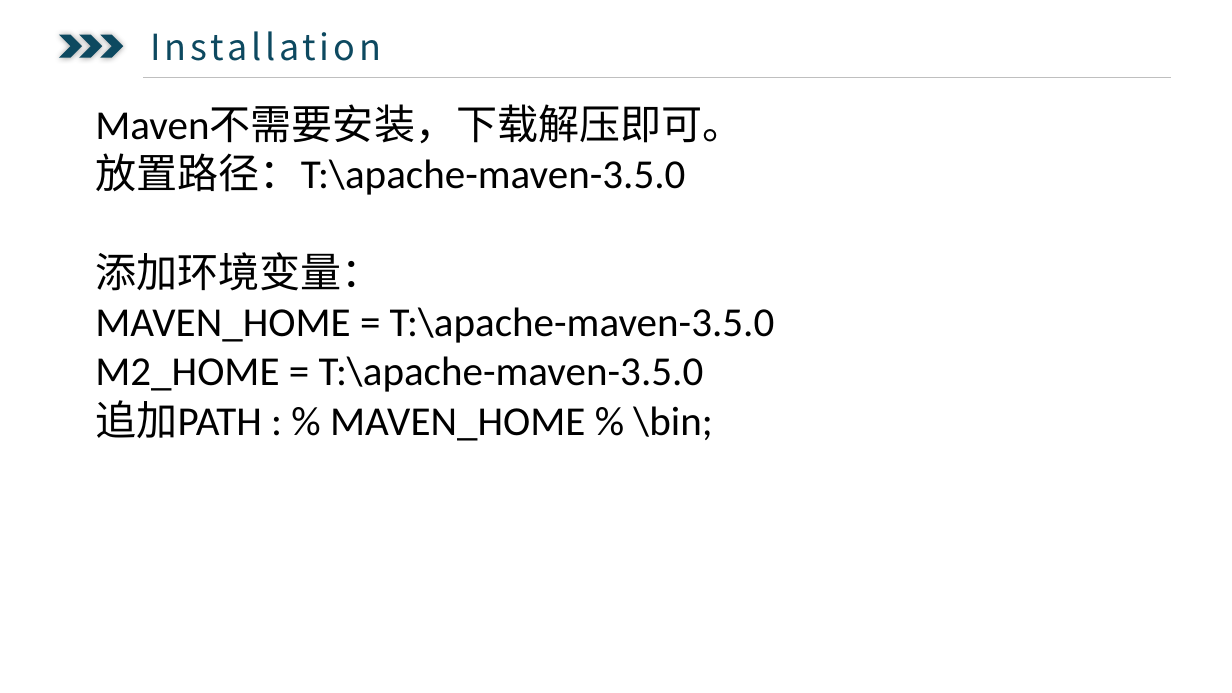
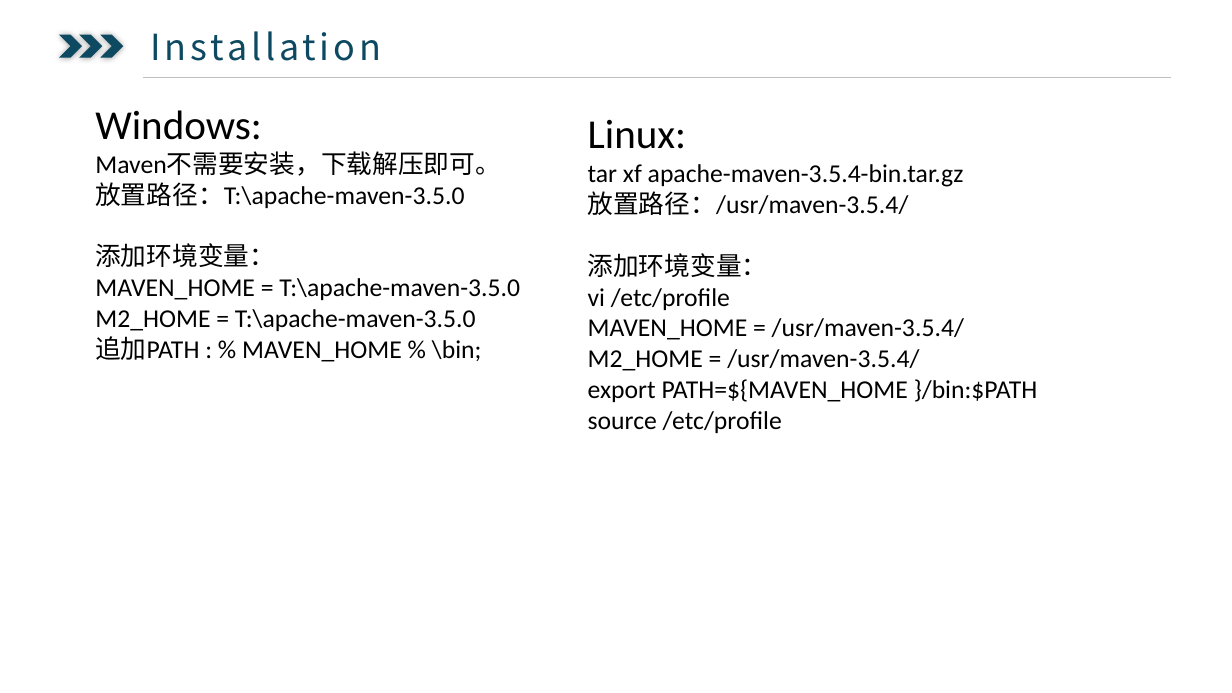
Before and after one commit to ysglyl/ppts, a slide deck: slide 2 of maven.pptx. Drawn at 1232x693 pixels with LibreOffice and Linux fonts; fonts in the diff are those of the drawing. Boxes give left, top, right and bottom in pixels: in the first picture for what was removed or moved away, otherwise in the second. Text is boxed around its words. In the diff, an @@ line names an element or a change of style, - is before the commit and + after.

```diff
--- a/maven.pptx
+++ b/maven.pptx
@@ text at (95,110,262,140): paragraph added @@
+Windows:
@@ text added at (588,119,1038,433), 20 pt, text #000000 @@
+Linux:
+tar xf apache-maven-3.5.4-bin.tar.gz
+放置路径：/usr/maven-3.5.4/
+添加环境变量：
+vi /etc/profile
+MAVEN_HOME = /usr/maven-3.5.4/
+M2_HOME = /usr/maven-3.5.4/
+export PATH=${MAVEN_HOME }/bin:$PATH
+source /etc/profile
@@ text at (95,152,520,362): size 32 to 20 pt @@
```
Also in this commit, not shown: 12 other files.
